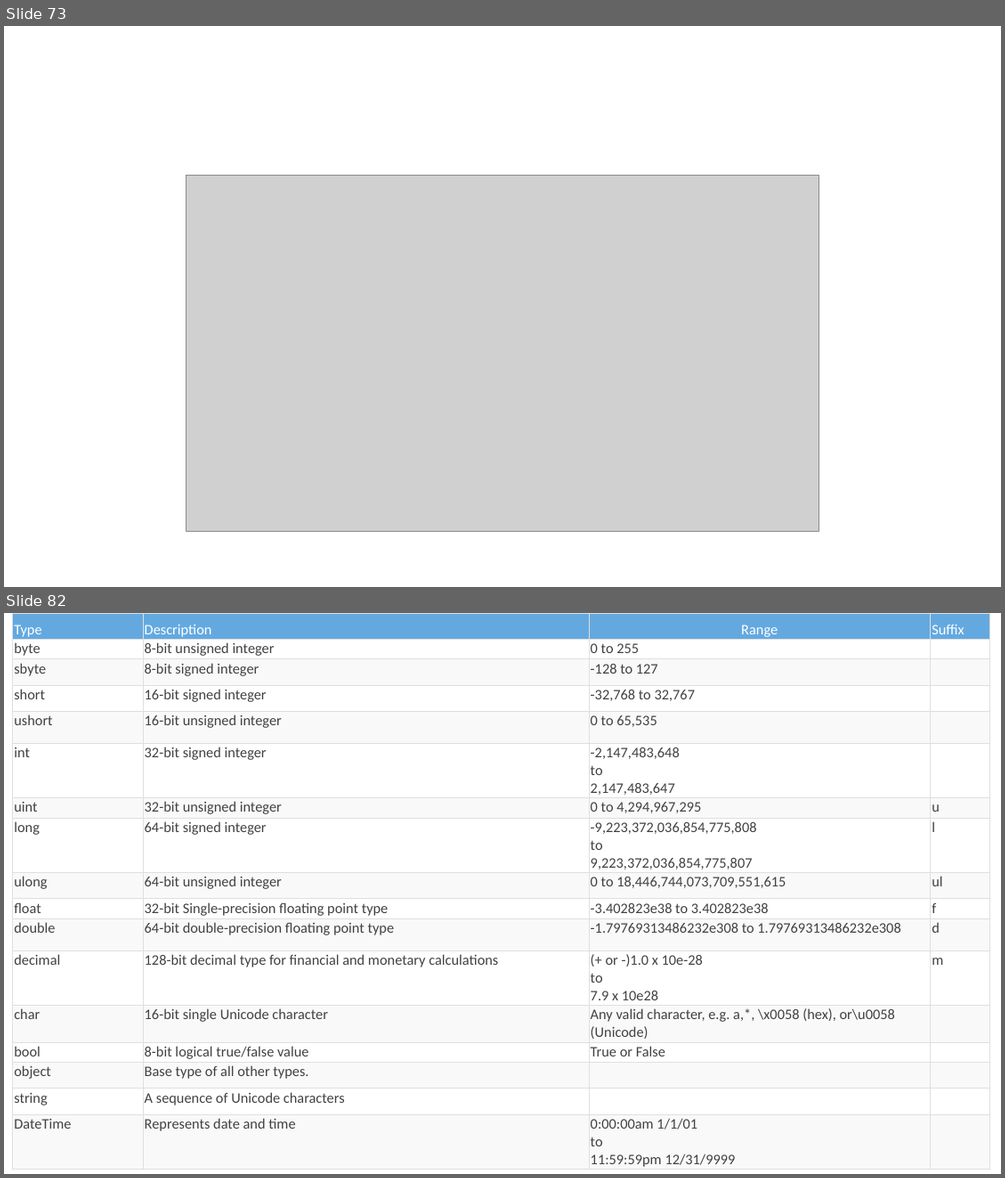
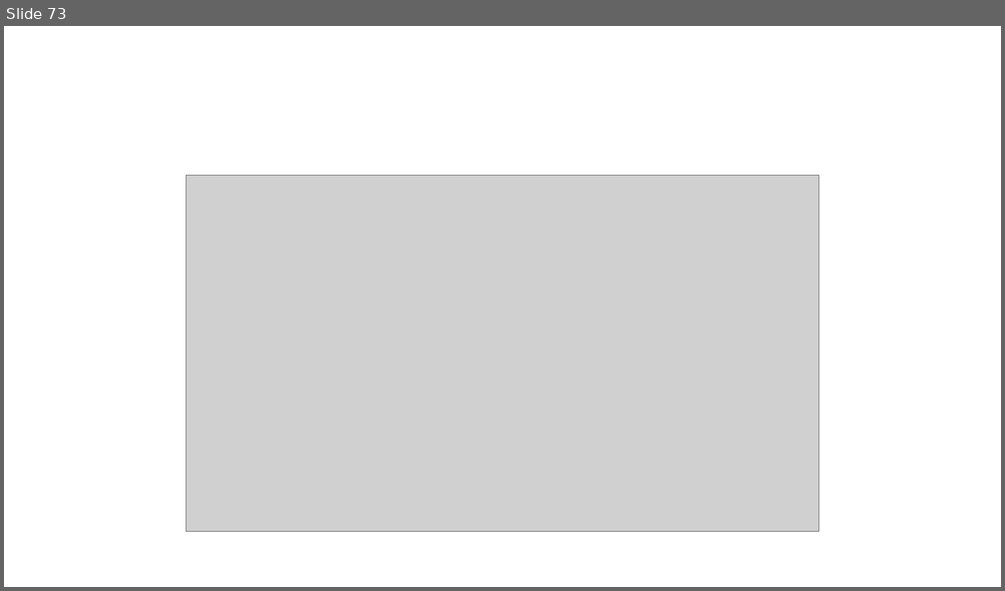
Before and after one commit to MadhuSudhan-Gangumolu/ppt, a slide deck: NET Introduction.pptx. Shown one above the other, each under a label of ours: slides 73 and 82 before the commit, slide 73 after it; the slides between them are not shown. The pictures are 1005x1178 and 1005x591 pixels, drawn with LibreOffice and Linux fonts; fonts in the diff are those of the drawing; grey boxes stand for pictures; background and template pictures are left out. Boxes give left, top, right and bottom in pixels: in the first picture for what was removed or moved away, otherwise in the second. Text is boxed around its words. In the diff, an @@ line names an element or a change of style, - is before the commit and + after.

```diff
--- a/NET Introduction.pptx
+++ b/NET Introduction.pptx
@@ slide 82 removed at bbox=[4, 613, 1001, 1174], background #FFFFFF @@
@@ table removed at bbox=[12, 613, 989, 1170], 17 rows, 4 columns @@
-Type | Description | Range | Suffix
-byte | 8-bit unsigned integer | 0 to 255 | 
-sbyte | 8-bit signed integer | -128 to 127 | 
-short | 16-bit signed integer | -32,768 to 32,767 | 
-ushort | 16-bit unsigned integer | 0 to 65,535 | 
-int | 32-bit signed integer | -2,147,483,648 to 2,147,483,647 | 
-uint | 32-bit unsigned integer | 0 to 4,294,967,295 | u
-long | 64-bit signed integer | -9,223,372,036,854,775,808 to 9,223,372,036,854,775,807 | l
-ulong | 64-bit unsigned integer | 0 to 18,446,744,073,709,551,615 | ul
-float | 32-bit Single-precision floating point type | -3.402823e38 to 3.402823e38 | f
-double | 64-bit double-precision floating point type | -1.79769313486232e308 to 1.79769313486232e308 | d
-decimal | 128-bit decimal type for financial and monetary calculations | (+ or -)1.0 x 10e-28 to 7.9 x 10e28 | m
-char | 16-bit single Unicode character | Any valid character, e.g. a,*, \x0058 (hex), or\u0058 (Unicode) | 
-bool | 8-bit logical true/false value | True or False | 
-object | Base type of all other types. |  | 
-string | A sequence of Unicode characters |  | 
-DateTime | Represents date and time | 0:00:00am 1/1/01 to 11:59:59pm 12/31/9999 | 
```
Also in this commit, not shown: 13 other slides removed, 1 other file.
